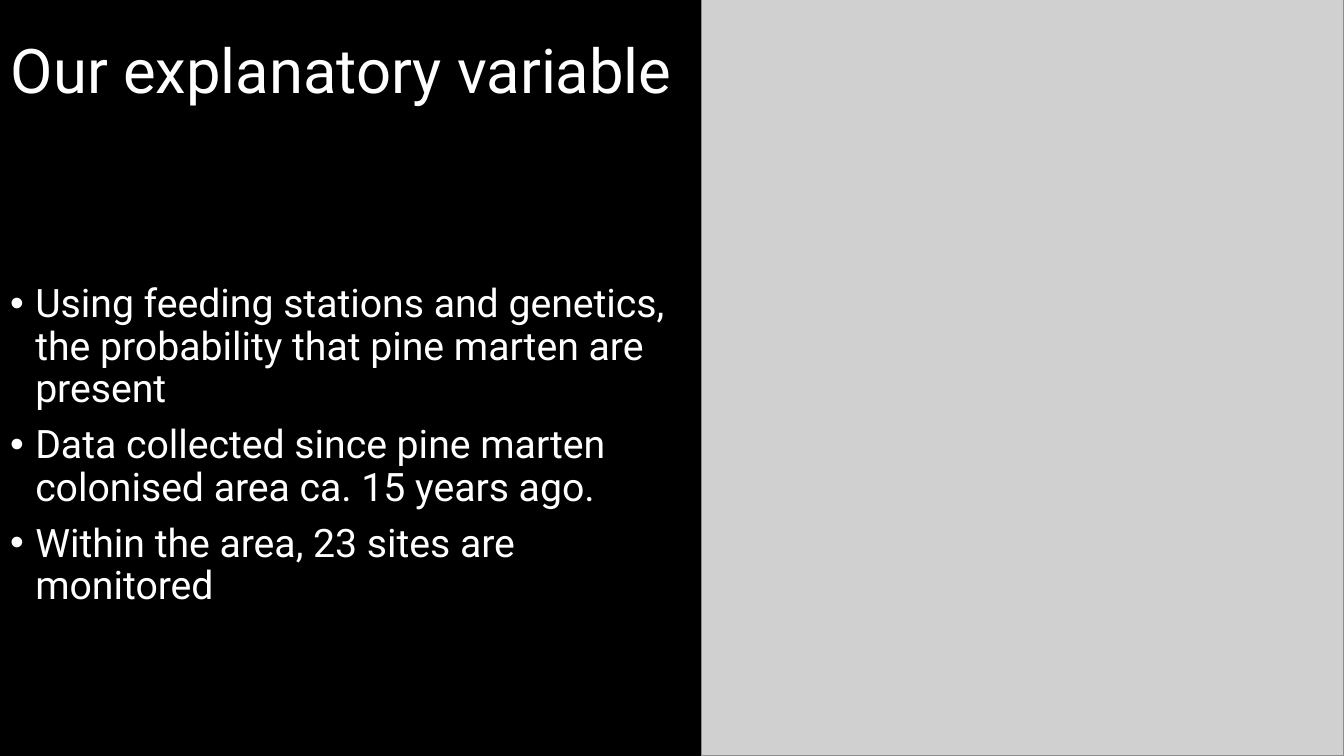
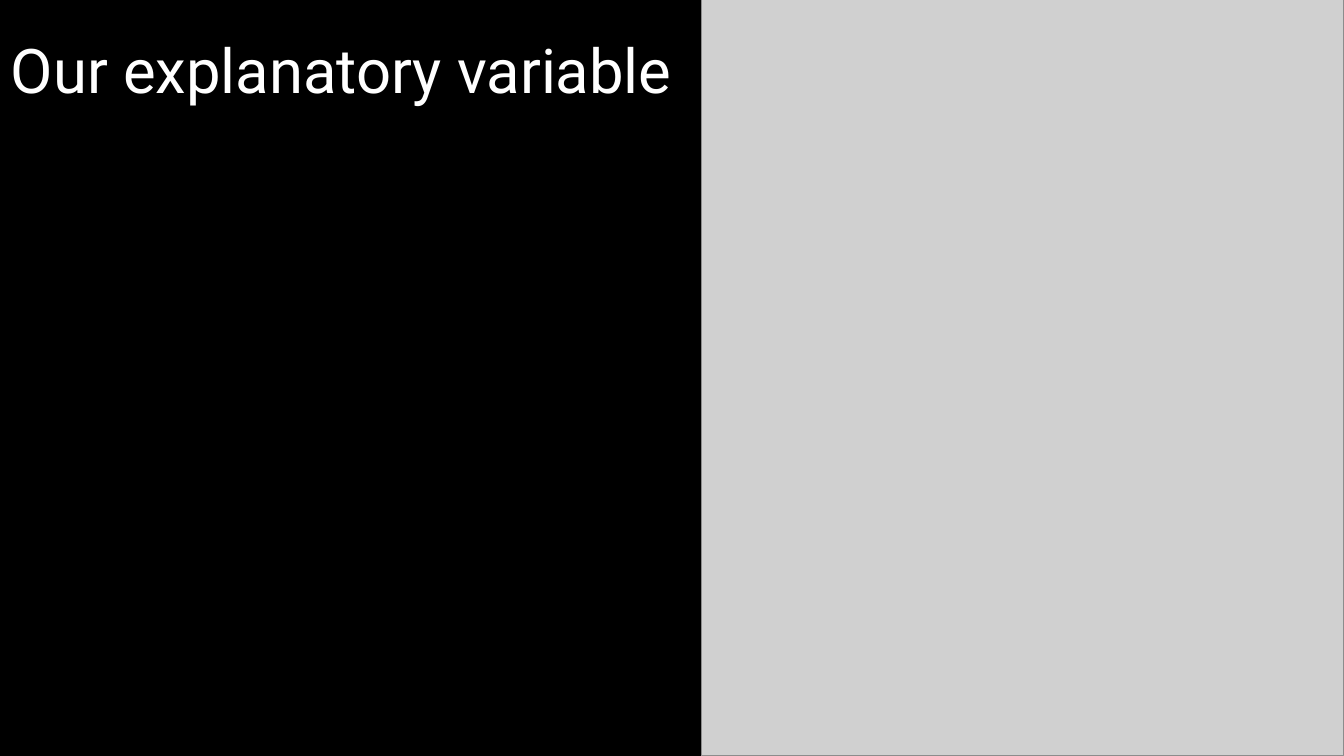
Before and after one commit to DeonRoos/stats-for-biologists, a slide deck: slide 5 of Lecture 5 - Cont LM/Slides/Linear models_w_Continuous.pptx. Drawn at 1344x756 pixels with LibreOffice and Linux fonts; fonts in the diff are those of the drawing; grey boxes stand for pictures. Boxes give left, top, right and bottom in pixels: in the first picture for what was removed or moved away, otherwise in the second. Text is boxed around its words. In the diff, an @@ line names an element or a change of style, - is before the commit and + after.

```diff
--- a/Lecture 5 - Cont LM/Slides/Linear models_w_Continuous.pptx
+++ b/Lecture 5 - Cont LM/Slides/Linear models_w_Continuous.pptx
@@ text removed at (35, 287, 665, 600) @@
-• Using feeding stations and genetics, the probability that pine marten are present
-• Data collected since pine marten colonised area ca. 15 years ago.
-• Within the area, 23 sites are monitored
```
Also in this commit, not shown: 8 other slides changed, 9 slides added, 5 slides removed, 8 other files.
